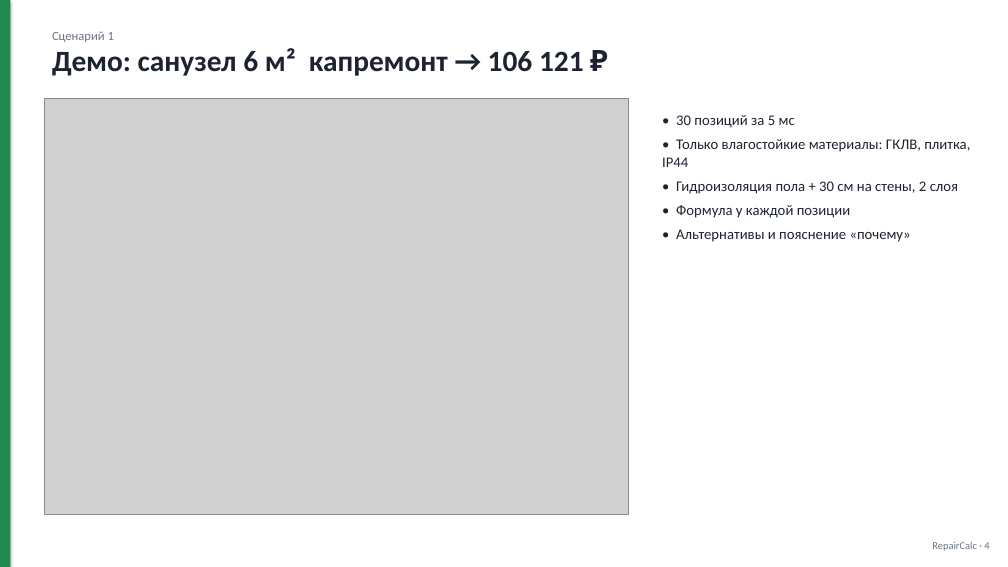
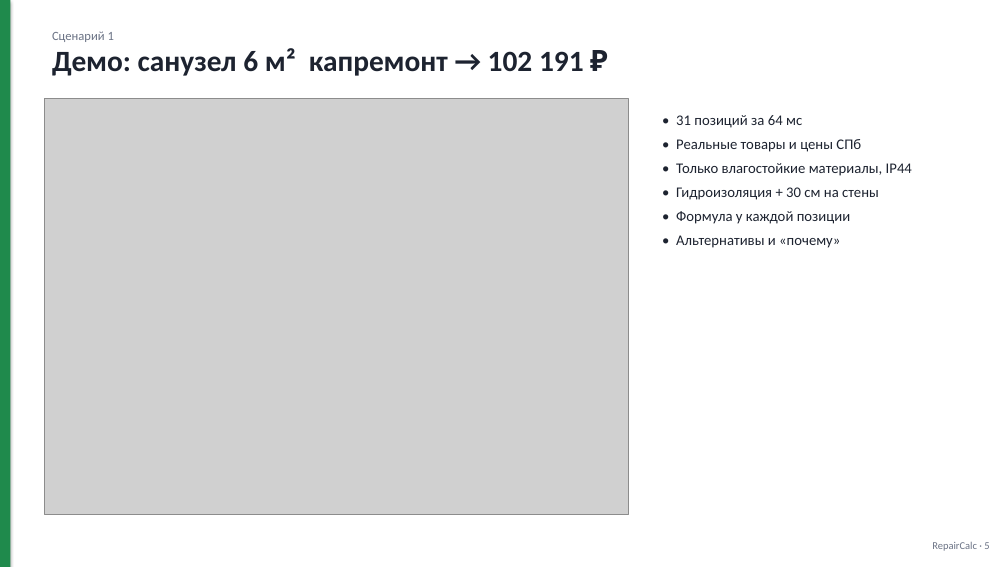
Before and after one commit to kragimov07-rgb/https---github.com-kragimov07-rgb-Clark, a slide deck: slide 5 of docs/RepairCalc.pptx (slide 4 before the commit). Drawn at 1008x567 pixels with LibreOffice and Linux fonts; fonts in the diff are those of the drawing; grey boxes stand for pictures. Boxes give left, top, right and bottom in pixels: in the first picture for what was removed or moved away, otherwise in the second. Text is boxed around its words. In the diff, an @@ line names an element or a change of style, - is before the commit and + after.

```diff
--- a/docs/RepairCalc.pptx
+++ b/docs/RepairCalc.pptx
@@ text at box(52, 48, 584, 76): text changed @@
-Демо: санузел 6 м² капремонт → 106 121 ₽
+Демо: санузел 6 м² капремонт → 102 191 ₽
@@ text at box(676, 115, 912, 200): text changed @@
-• 30 позиций за 5 мс
-• Только влагостойкие материалы: ГКЛВ, плитка, IP44
-• Гидроизоляция пола + 30 см на стены, 2 слоя
+• 31 позиций за 64 мс
+• Реальные товары и цены СПб
+• Только влагостойкие материалы, IP44
+• Гидроизоляция + 30 см на стены
@@ text at box(676, 235, 840, 248): text changed @@
-• Альтернативы и пояснение «почему»
+• Альтернативы и «почему»
@@ text at box(932, 542, 989, 551): text changed @@
-RepairCalc · 4
+RepairCalc · 5
```
Also in this commit, not shown: 13 other slides changed, 2 slides added, 31 other files.
